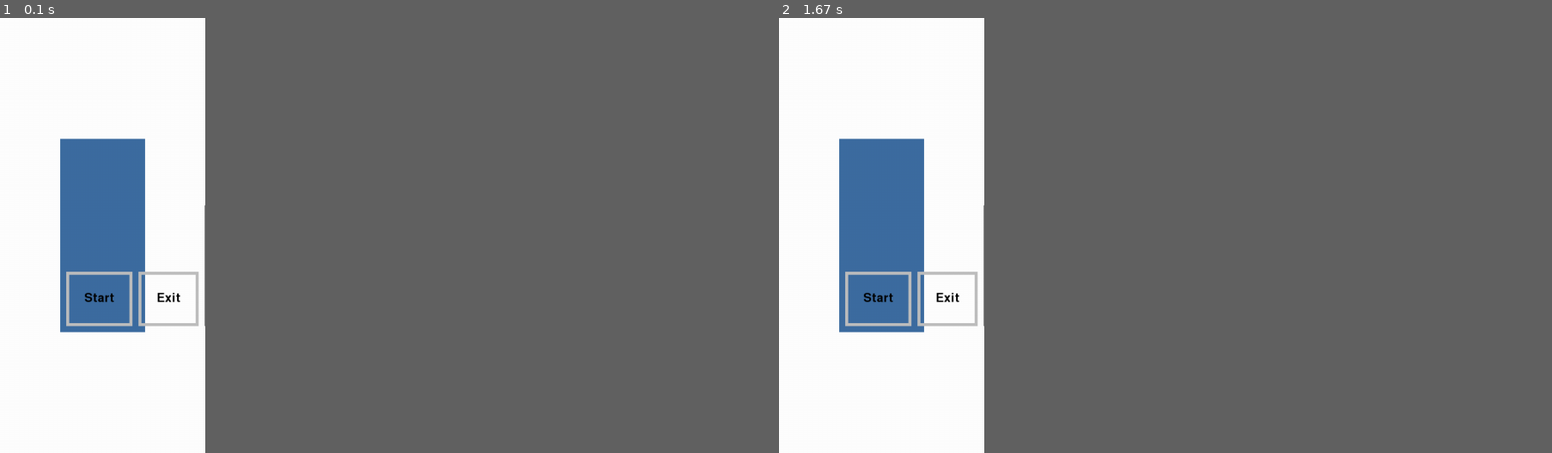
Above: before the commit, frames 1-2 (left to right).
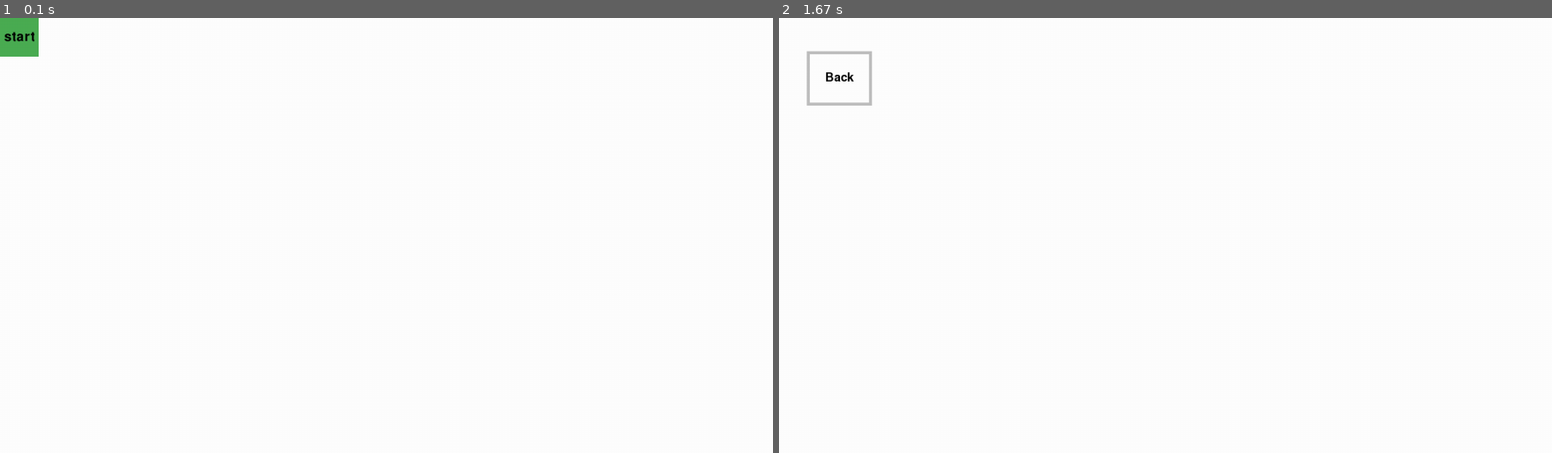
Above: after the commit, the same moments.

Repository: Stariy93/pygame
Game: pygame game, started from main.py
Two runs of this game, one before a commit and one after it. Both use one fixed random seed, a clock stepped at 60 frames per second and the inputs below.
Inputs (mouse positions are in pixels of both pictures, inside the frame that each line leads up to):
- Up to frame 1 (0.1 s): no input
- Up to frame 2 (1.67 s): click (794, 35) at 0.38 s, where only the run after the commit has a clickable "start"; press the mouse at (840, 78) at 0.7 s; move the mouse to (1034, 200) at 0.8 s; release the mouse at (1219, 326) at 0.93 s
In our replay, the window is 239x506 before the commit and 900x506 after it. These sizes can differ from the game's own. Grey fills any space a smaller window leaves; there, only what the larger window draws over its background counts as a difference.

The runs differ from the first frame. In frame 1, 5.6% of the frame differs, in the area x 0-27%, y 0-73%; in frame 2, 5.4%.

Commit message:
Добавил новую кнопку.

Diff:
--- a/settings.py
+++ b/settings.py
@@ -5,14 +5,9 @@
 info = pygame.display.Info()
 display_width = info.current_w
 display_height = info.current_h
-WIDTH = round(display_height * (9/19))
+WIDTH = display_width
 HEIGHT = display_height
 
 # Настройки игры
 FPS = 60
 TITLE = "Pygame"
-
-# Цвета (чтобы не писать каждый раз (255, 255, 255))
-WHITE = (255, 255, 255)
-BLACK = (0, 0, 0)
-GRAY = (150, 150, 150)
--- a/start_menu.py
+++ b/start_menu.py
@@ -5,29 +5,20 @@
 import settings
 import widgets.panel as panel
 import Boxes.HBox as HBox
+import widgets.Text as Text
+import widgets.Button_i as ButtonM
 
 class Start_menu():
     def __init__(self, manager):
         self.manager = manager
-        self.panel = panel.Panel(100, 200, settings.WIDTH - 200, settings.HEIGHT - 400)
-        self.p = panel.Panel(10, 20, 200, 200, color=(100,100,100))
-        self.btn_new_game = button.Button(text = "Start", action=lambda: self.go_to_mein_menu())
-        self.btn_exit = button.Button(text = "Exit", action=lambda: self.exit())
-        self.layout = HBox.HBox(pos="bottom", rect=self.panel.rect, gap = 10, padding=10)
-        self.layout.add(self.btn_new_game)
-        self.layout.add(self.btn_exit)
-        self.layout.add(self.p)
-        self.layout.apply()
+        self.b = ButtonM.Button_i(action = lambda: self.go_to_mein_menu())
+
 
     def event(self, event):
-        self.btn_new_game.event(event)
-        self.btn_exit.event(event)
+        self.b.event(event)
 
     def draw(self):
-        self.panel.draw()
-        self.btn_new_game.draw()
-        self.btn_exit.draw()
-        self.p.draw()
+        self.b.draw()
 
     def go_to_mein_menu(self):
         next_scene = main_menu.Main_menu(self.manager)
--- /dev/null
+++ b/widgets/Button_i.py
@@ -0,0 +1,47 @@
+import pygame
+
+class Button_i():
+    def __init__(self, file_path = "sprites/sprite_1.png", x = 0, y = 0, text = "start", action=None):
+        self.screen = pygame.display.get_surface()
+        self.image = pygame.image.load(file_path).convert_alpha()
+        self.rect = self.image.get_rect(topleft = (x, y))
+        font_size = self.rect.height//2
+        self.font = pygame.font.Font(None, font_size)
+
+        self.text_surface = self.font.render(text, True, "black")
+        self.text_rect = self.text_surface.get_rect(center = self.rect.center)
+        self.is_pressed = False
+        self.action = action
+
+    def draw(self):
+        if self.is_pressed == False:
+            self.screen.blit(self.image, self.rect)
+        else:
+            self.screen.blit(self.image, self.rect)
+            pygame.draw.rect(self.screen, "grey", self.rect, 15)
+        self.screen.blit(self.text_surface, self.text_rect)
+
+    def event(self, event):
+        if event.type == pygame.MOUSEBUTTONDOWN and event.button == 1:
+            if self.rect.collidepoint(event.pos):
+                self.is_pressed = True
+
+        elif event.type == pygame.MOUSEBUTTONUP and event.button == 1:
+            if self.rect.collidepoint(event.pos):
+                self.is_pressed = True
+                if self.action is not None:
+                    self.action()
+            self.is_pressed = False
+
+    def set_position(self, pos = "center", x = 0, y = 0):
+        if pos == "center":
+            self.rect.center = (x, y)
+        elif pos == "left":
+            self.rect.topleft = (x, y)
+        elif pos == "right":
+            self.rect.topright = (x, y)
+        elif pos == "top":
+            self.rect.midtop = (x, y)
+        elif pos == "bottom":
+            self.rect.midbottom = (x, y)
+        self.text_rect = self.text_surface.get_rect(center = self.rect.center)
--- /dev/null
+++ b/widgets/Text.py
@@ -0,0 +1,24 @@
+import pygame
+
+class Text():
+    def __init__(self, font_size = 36, text = ''):
+        self.screen = pygame.display.get_surface()
+        self.font = pygame.font.Font(None, font_size)
+        self.text_surface = self.font.render(text, True, "black")
+        self.rect = self.text_surface.get_rect()
+
+
+    def draw(self):
+        self.screen.blit(self.text_surface, self.rect)
+
+    def set_position(self, pos = "center", x = 0, y = 0):
+        if pos == "center":
+            self.rect = self.text_surface.get_rect(center = (x, y))
+        elif pos == "left":
+            self.rect = self.text_surface.get_rect(topleft = (x, y))
+        elif pos == "right":
+            self.rect = self.text_surface.get_rect(topright = (x, y))
+        elif pos == "top":
+            self.rect = self.text_surface.get_rect(midtop = (x, y))
+        elif pos == "bottom":
+            self.rect = self.text_surface.get_rect(midbottom = (x, y))
